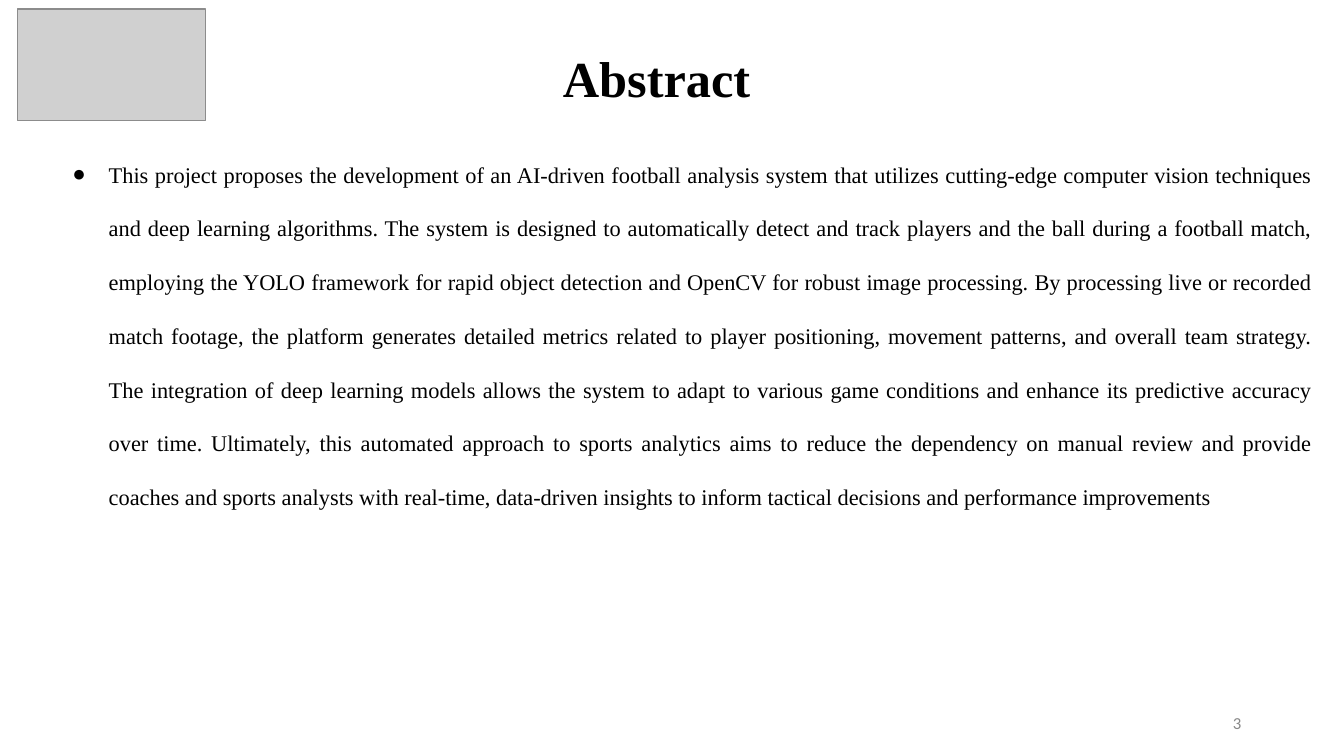
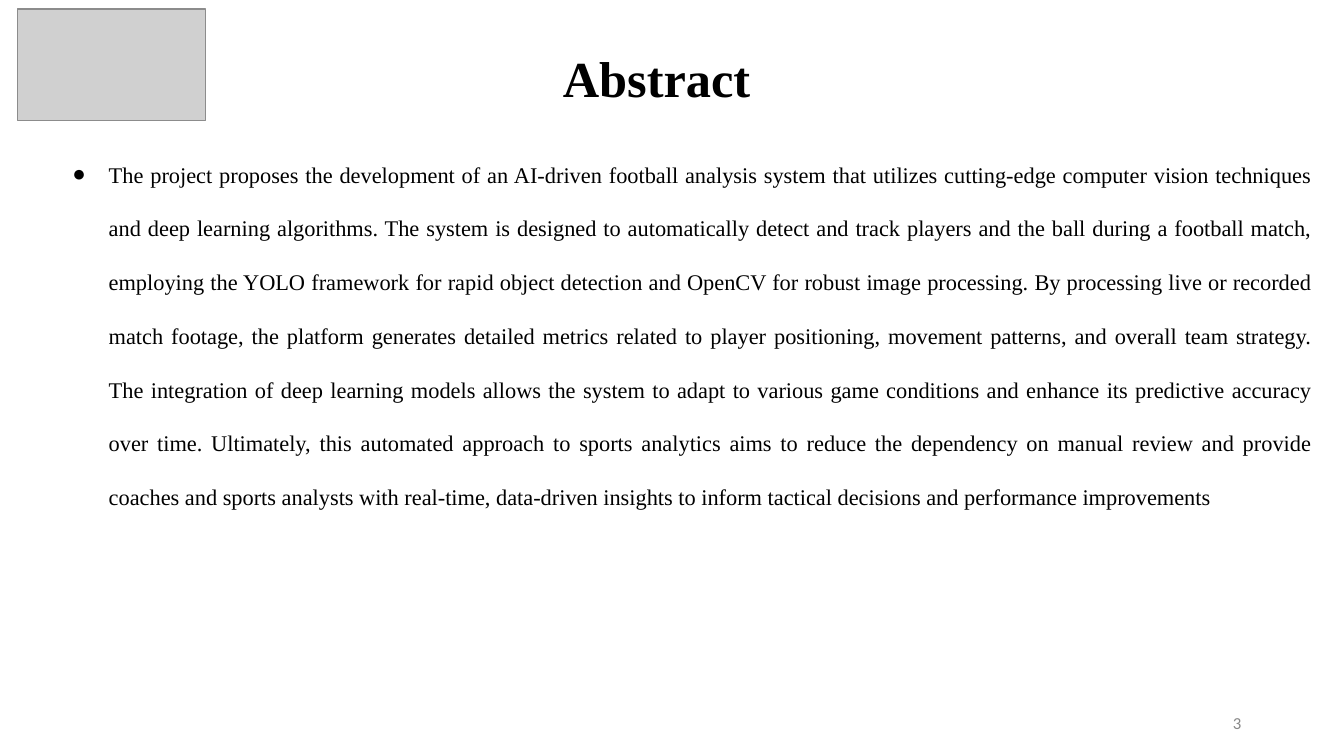
Before and after one commit to kmoin1309/Semester-6-Practicals, a slide deck: slide 3 of MNP/Sem-6-ppt.pptx. Drawn at 1344x756 pixels with LibreOffice and Linux fonts; fonts in the diff are those of the drawing; grey boxes stand for pictures. Boxes give left, top, right and bottom in pixels: in the first picture for what was removed or moved away, otherwise in the second. Text is boxed around its words. In the diff, an @@ line names an element or a change of style, - is before the commit and + after.

Commit message:
Updated PPT

```diff
--- a/MNP/Sem-6-ppt.pptx
+++ b/MNP/Sem-6-ppt.pptx
@@ text at (x1=109, y1=167, x2=1311, y2=510): text changed @@
-● This project proposes the development of an AI-driven football analysis system that utilizes cutting-edge computer vision techniques and deep learning algorithms. The system is designed to automatically detect and track players and the ball during a football match, employing the YOLO framework for rapid object detection and OpenCV for robust image processing. By processing live or recorded match footage, the platform generates detailed metrics related to player positioning, movement patterns, and overall team strategy. The integration of deep learning models allows the system to adapt to various game conditions and enhance its predictive accuracy over time. Ultimately, this automated approach to sports analytics aims to reduce the dependency on manual review and provide coaches and sports analysts with real-time, data-driven insights to inform tactical decisions and performance improvements
+● The project proposes the development of an AI-driven football analysis system that utilizes cutting-edge computer vision techniques and deep learning algorithms. The system is designed to automatically detect and track players and the ball during a football match, employing the YOLO framework for rapid object detection and OpenCV for robust image processing. By processing live or recorded match footage, the platform generates detailed metrics related to player positioning, movement patterns, and overall team strategy. The integration of deep learning models allows the system to adapt to various game conditions and enhance its predictive accuracy over time. Ultimately, this automated approach to sports analytics aims to reduce the dependency on manual review and provide coaches and sports analysts with real-time, data-driven insights to inform tactical decisions and performance improvements
```
